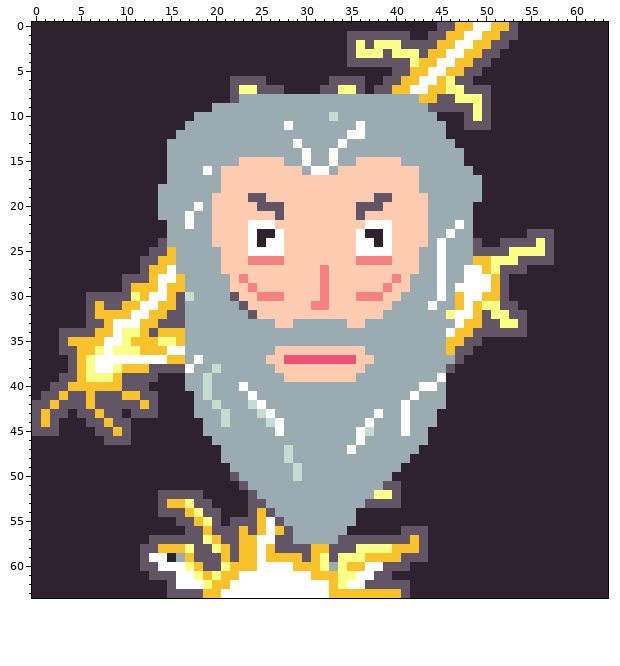
File history of a pixel-art sprite, assets/sprites/opponents/zeus_portrait.png. Above: the version before the commit.
The file is 256x256 pixels, drawn in blocks of 4x4; one block is one cell here.
After the commit:
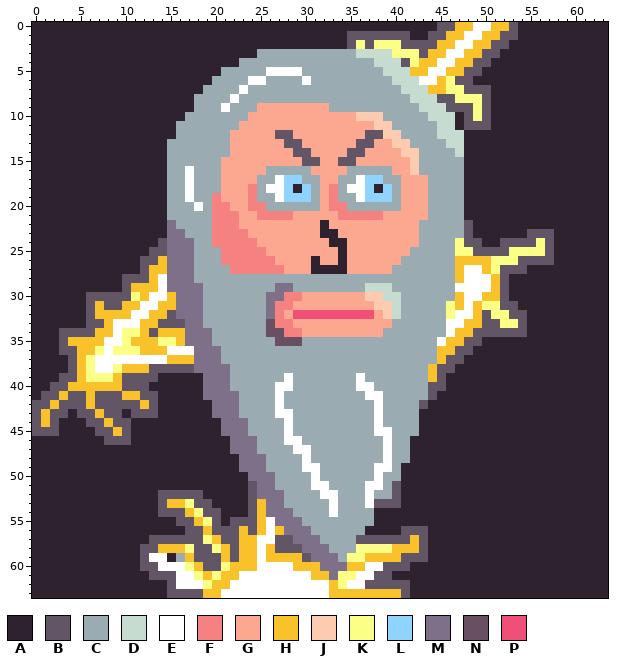
Palette (. is transparent): A #2e222f  B #625565  C #9babb2  D #c7dcd0  E #ffffff  F #f68181  G #fca790  H #f9c22b  J #fdcbb0  K #fbff86  L #8fd3ff  M #7f708a  N #694f62  P #f04f78
The edit:
Changed rows in their new state; - is an unchanged pixel.
first column x 14:
 3 -----------CCCCCCCCCCCDDDD----------
 4 ---------CCCCCCCCCCCCCCCDDD---------
 5 -------CCCCCEEEECCCCCCCCCDDD--------
 6 ------CCCCEECCCCECCCCCCCCCDDD-------
 7 -----CCCCECCCCCCCCCCCCCCCCCDDD------
 8 ----CCCCE-------------------DDD-----
 9 ----CC-E---GGGGGGGG----------DDD----
10 ---C------GGGGGGGGGGGGJJJ-----DDD---
11 --C------GGGGGGGGGGGGGGGJJ-----DD---
12 --------GGGGGBBGGGGGGGGBBJJ----DDD--
13 --------GGGGGGBBGGGGGGBBGGJJ----DD--
14 --------GGGGGGGBBGGGGBBGGGGJJ----D--
15 -------GGGGGGGGGBBGGBBGGGGGGJ-------
16 ---E-C-GGGGGCCCC-GGGGCCCCCGG------A-
17 ---E---GGGGCCELLCCGGCCELLCCGGG----AA
18 A--E---GGGFCEELALCGFCEELALCGGG----AA
19 A--E--FGGGFCCELLLCGFCCELLLCGGG----AA
20 A-----FFGGFFCCCCCCGFFCCCCCCGGG----A-
21 A--C--FFFGGFFFFGGGGGFFFFFGGGGG----A-
22 -M-C--FFFGGGGGGGGGAGGGGGGGGGGC---CB-
23 -MM---FFFFGGGGGGGGAAGGGGGGGGGC--C-B-
24 -MMM--FFFFFGGGGGGGGAAGGGGGGGGC-C-KB-
25 -MMM---FFFFFGGGGGGGGAGGGGGGGC--C-KK-
26 -MMM---FFF---GGGGAGGAGGGGGGCC--C-HH-
27 -MMM---CFFFFFFGGGAAAAGGGGGCCC--C-H--
28 -MMM----CCCCCCCCCCCCCCCCCCCC---C-H--
29 -MMMM---CCCCCMMCCCCCCCCDDDCC---C----
30 --MMM---CCCCMMFFGGGGGGGJJDD----C----
31 --MMM----CCCMFFGGGGGGGGG--D---C-K---
32 --MMM-----CCMFGPPPPPPPPPGJD---------
33 ---MM-------NFFGGGGGGGGGGG------E---
34 ---MMM------NNFFGGGGGGGGG-----------
35 ---MMM-------NNN---------------E----
36 ---EMMM------CCCCCCCCCC--------H----
37 ---HMMM-----CCCCCCCCCCCC-------HB---
38 ---BMMMM-----CCCCCCCCCC-------HB----
39 ---AAMMM------ECCCCCCCE-------HB----
40 ---AAMMM-C---EE-------EE-----CBB----
41 ----AMMMM-C--E---------EE---C-BA----
42 ----AAMMM-CC-E----------E--C-BAA----
43 ----AAMMM--CCEE------------C-AA-----
44 -----AAMMM--CCE--------CE--C-AA-----
45 -----AAMMM---CE-------CCEE-C-A------
46 ------AAMMM---EE------C--E--AA------
47 -------AMMM---CEE----C---E--A-------
48 -------AAMMM--C-E--------E----------
49 --------AMMM---CEE------EE----------
50 --------AAMMM--C-E------E-C---------
51 ---------ABMM----EE----EEC----------
52 -----------MMM----EE---ECC----------
53 -----------HMM-----E---E------------
54 ------------MMM----E--CC------------
55 -------------MMM------CC------------
56 --------------MMM----CC-------------
57 ---------------MMM--CC--------------
58 ----------------MMMCCC--------------
59 -----------------MMMC---------------
60 ------------------MMM---------------
61 -------------------M----------------
Pixel boxes of the changes (left, top, right, bottom) in both pictures:
changed: (158, 49, 482, 580)
